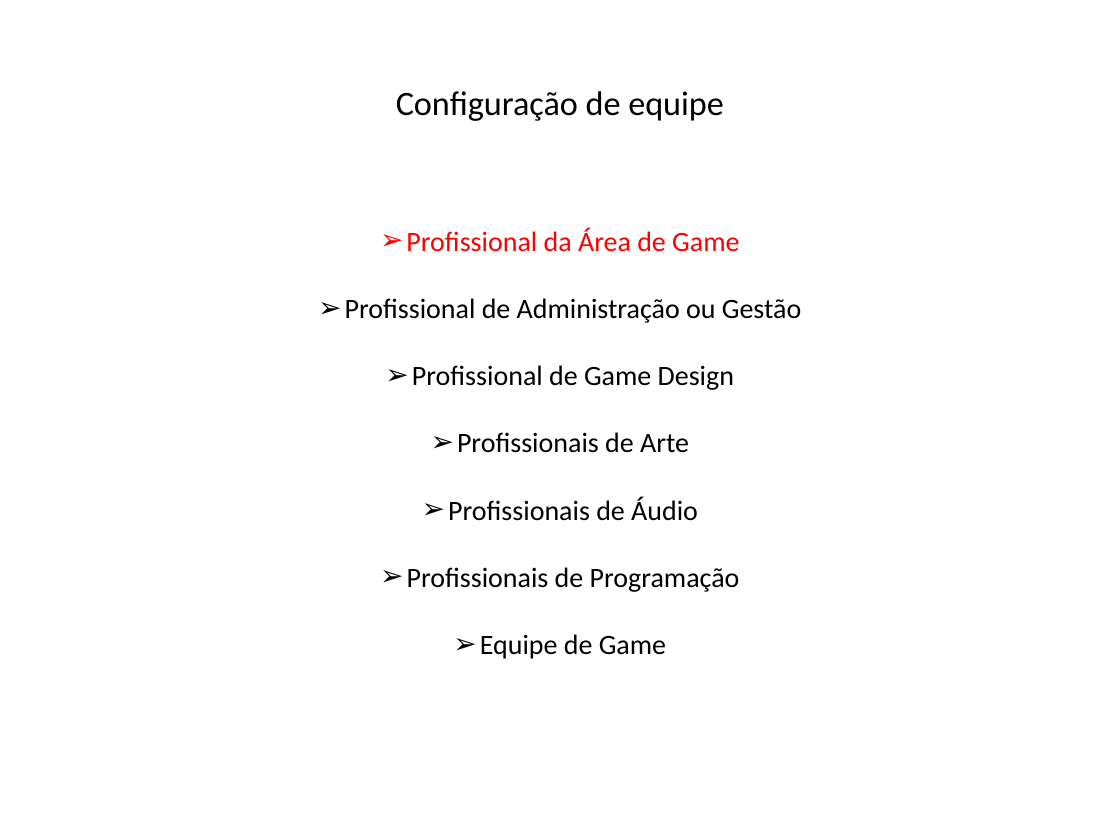
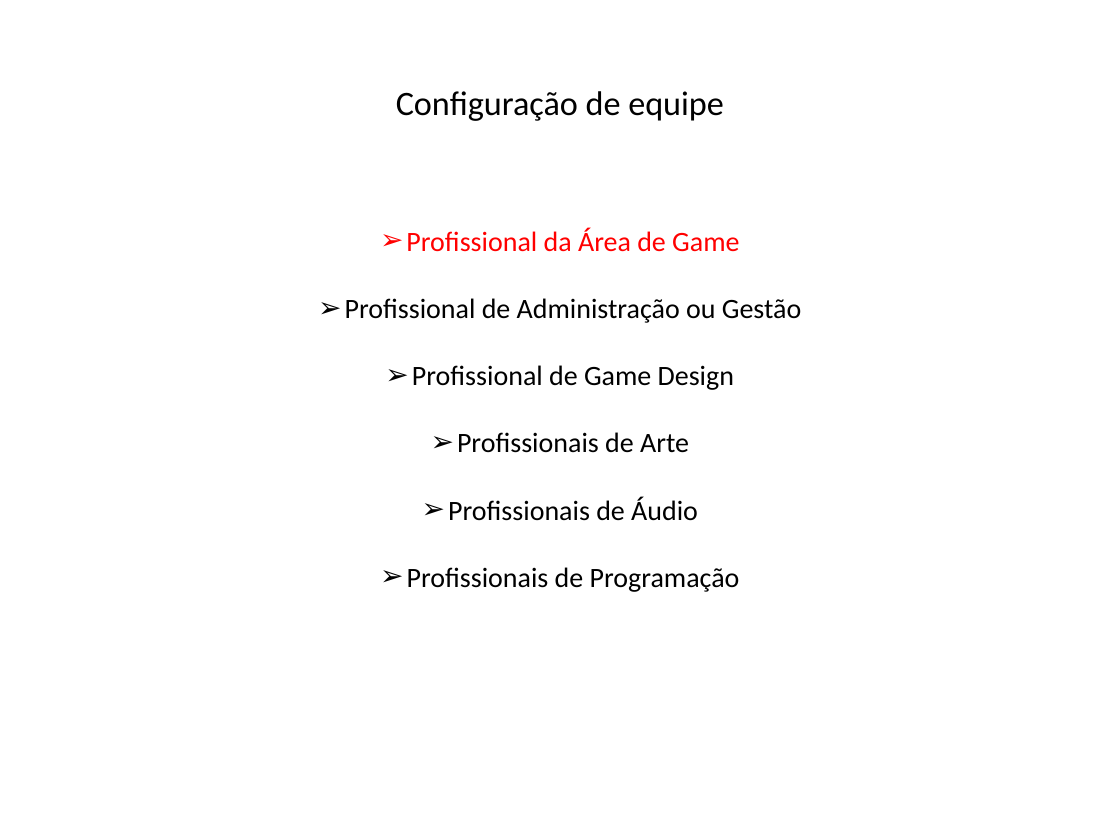
Before and after one commit to GustavoTravnik/MiniCursoIFSudeste, a slide deck: slide 2 of Sequência de Ensino/Começando um Jogo/Slide.pptx. Drawn at 1120x840 pixels with LibreOffice and Linux fonts; fonts in the diff are those of the drawing. Boxes give left, top, right and bottom in pixels: in the first picture for what was removed or moved away, otherwise in the second. Text is boxed around its words. In the diff, an @@ line names an element or a change of style, - is before the commit and + after.

```diff
--- a/Sequência de Ensino/Começando um Jogo/Slide.pptx
+++ b/Sequência de Ensino/Começando um Jogo/Slide.pptx
@@ text at (480,634,666,659): paragraph removed @@
-➢ Equipe de Game
```
Also in this commit, not shown: 1 other slide changed, 34 other files.
